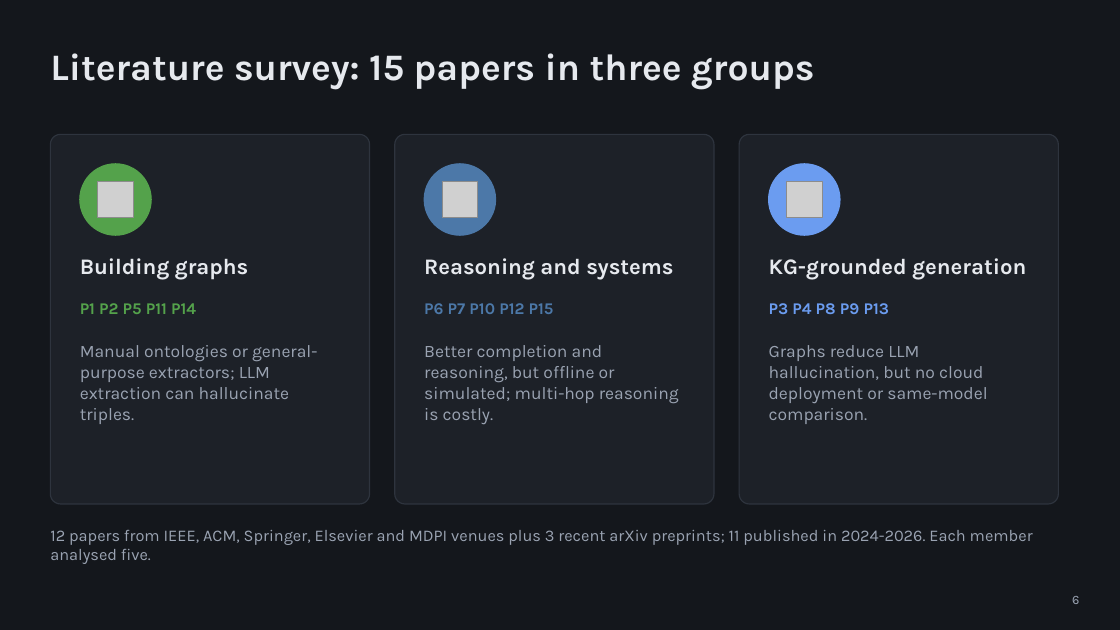
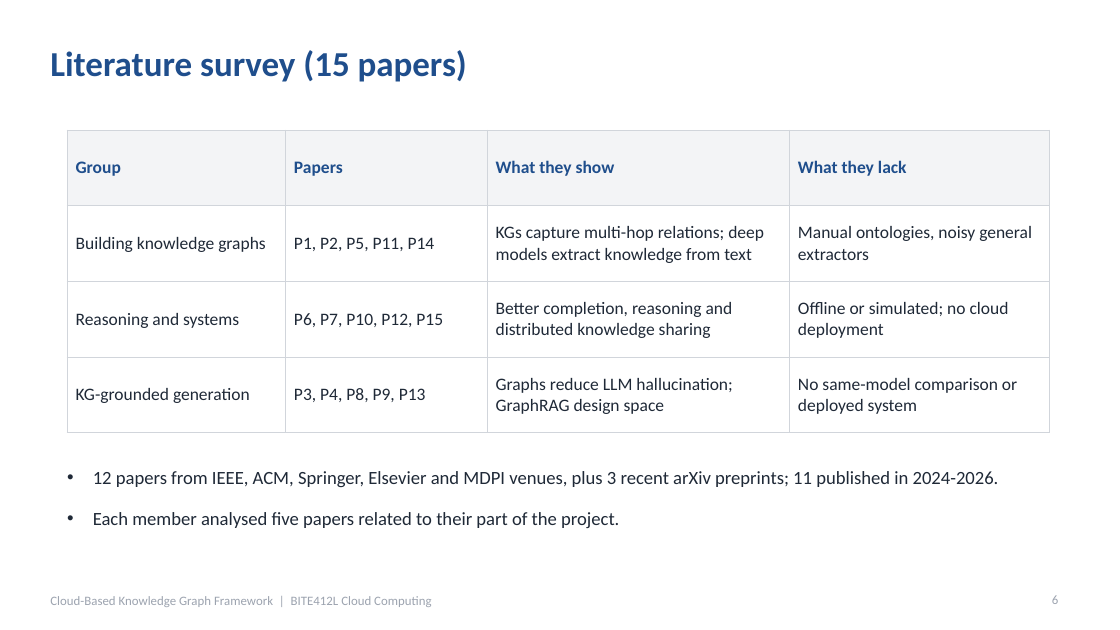
Before and after one commit to DeveshAg30/Cloud_Based_Knowledge_Graph_Framework_for_Automated_Research_Intelligence_Aws_Project_2026, a slide deck: slide 6 of presentation/Project_Presentation.pptx. Drawn at 1120x630 pixels with LibreOffice and Linux fonts; fonts in the diff are those of the drawing; grey boxes stand for pictures. Boxes give left, top, right and bottom in pixels: in the first picture for what was removed or moved away, otherwise in the second. Text is boxed around its words. In the diff, an @@ line names an element or a change of style, - is before the commit and + after.

```diff
--- a/presentation/Project_Presentation.pptx
+++ b/presentation/Project_Presentation.pptx
@@ background #14171C to #FFFFFF @@
@@ title at [50, 50, 467, 82]: text changed; size 32 to 30 pt; font Karla to Calibri; text colour #E6E9EE to #1F4E8C @@
-Literature survey: 15 papers in three groups
+Literature survey (15 papers)
@@ rounded rectangle removed at [50, 134, 370, 504] @@
@@ table added at [67, 130, 1050, 418], 4 rows, 4 columns @@
+Group | Papers | What they show | What they lack
+Building knowledge graphs | P1, P2, P5, P11, P14 | KGs capture multi-hop relations; deep models extract knowledge from text | Manual ontologies, noisy general extractors
+Reasoning and systems | P6, P7, P10, P12, P15 | Better completion, reasoning and distributed knowledge sharing | Offline or simulated; no cloud deployment
+KG-grounded generation | P3, P4, P8, P9, P13 | Graphs reduce LLM hallucination; GraphRAG design space | No same-model comparison or deployed system
@@ rounded rectangle removed at [395, 134, 714, 504] @@
@@ rounded rectangle removed at [739, 134, 1059, 504] @@
@@ ellipse removed at [80, 164, 151, 235] @@
@@ ellipse removed at [424, 164, 496, 235] @@
@@ ellipse removed at [769, 164, 840, 235] @@
@@ picture removed at [97, 181, 133, 217] @@
@@ picture removed at [442, 181, 477, 217] @@
@@ picture removed at [786, 181, 822, 217] @@
@@ text removed at [80, 258, 248, 280] @@
-Building graphs
@@ text removed at [424, 258, 673, 280] @@
-Reasoning and systems
@@ text removed at [769, 258, 1026, 280] @@
-KG-grounded generation
@@ text removed at [80, 303, 196, 314] @@
-P1 P2 P5 P11 P14
@@ text removed at [424, 303, 554, 314] @@
-P6 P7 P10 P12 P15
@@ text removed at [769, 303, 889, 314] @@
-P3 P4 P8 P9 P13
@@ text removed at [80, 345, 317, 424] @@
-Manual ontologies or general-purpose extractors; LLM extraction can hallucinate triples.
@@ text removed at [424, 345, 679, 424] @@
-Better completion and reasoning, but offline or simulated; multi-hop reasoning is costly.
@@ text removed at [769, 345, 987, 424] @@
-Graphs reduce LLM hallucination, but no cloud deployment or same-model comparison.
@@ text at [93, 471, 999, 528]: text changed; size 14 to 16 pt; font Karla to Calibri; text colour #9AA3B2 to #1F2937 @@
-12 papers from IEEE, ACM, Springer, Elsevier and MDPI venues plus 3 recent arXiv preprints; 11 published in 2024-2026. Each member analysed five.
+• 12 papers from IEEE, ACM, Springer, Elsevier and MDPI venues, plus 3 recent arXiv preprints; 11 published in 2024-2026.
+• Each member analysed five papers related to their part of the project.
@@ text added at [50, 596, 431, 607], 11 pt, text #9CA3AF @@
+Cloud-Based Knowledge Graph Framework | BITE412L Cloud Computing
@@ page number: place and size @@
-page number at [1072, 596, 1079, 604]
+page number at [1052, 595, 1058, 604]
@@ page number at [1052, 595, 1058, 604]: font Karla to Calibri, text colour #9AA3B2 to #9CA3AF @@
```
Also in this commit, not shown: 20 other slides changed, 6 slides added, 5 slides removed, 1 other file.
